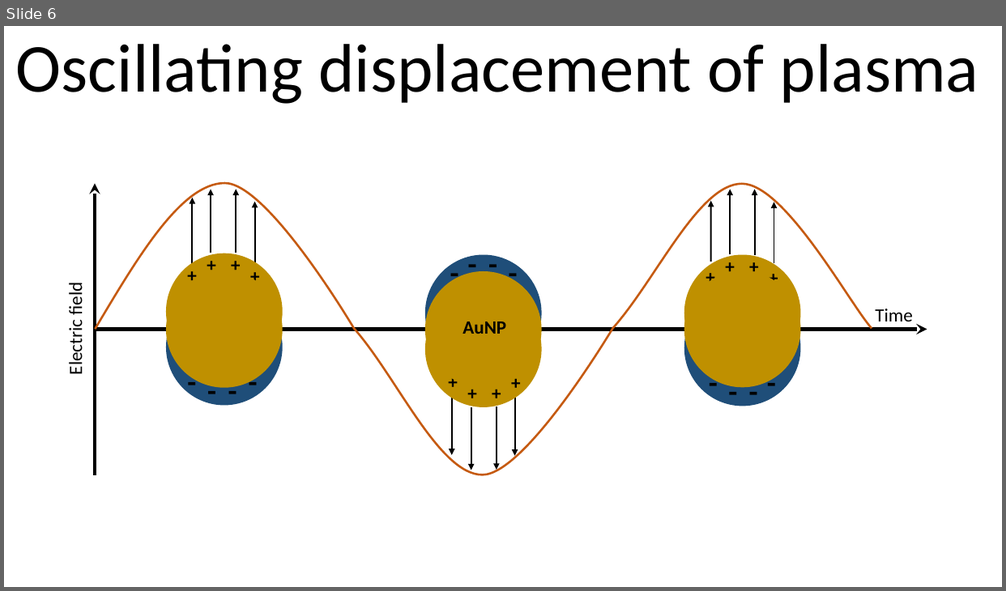
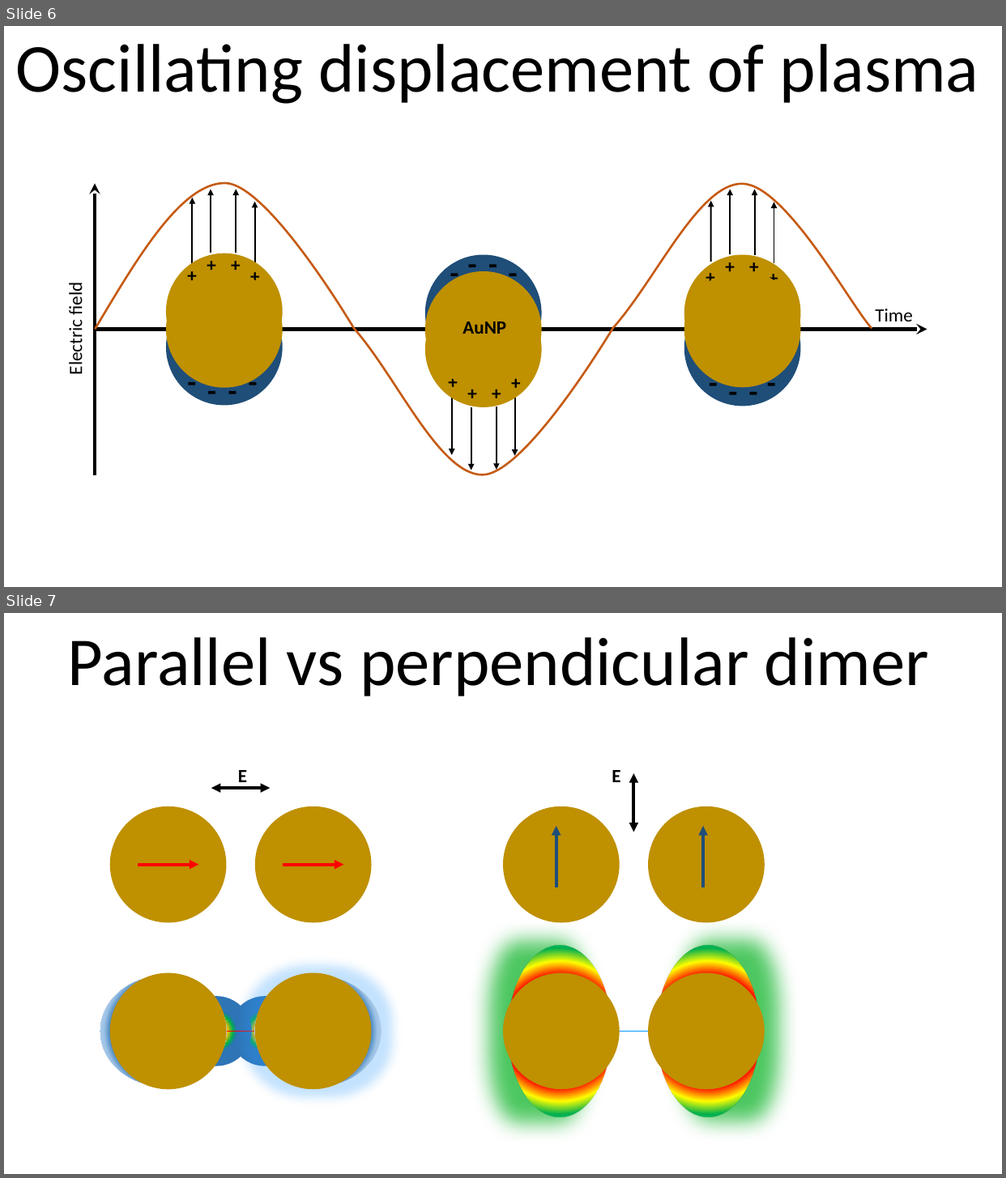
Before and after one commit to apl1n16/Thesis-and-Report-Repository, a slide deck: Transfer Thesis Figures.pptx. Shown one above the other, each under a label of ours: slide 6 before the commit, slides 6 and 7 after it. The pictures are 1006x591 and 1006x1178 pixels, drawn with LibreOffice and Linux fonts; fonts in the diff are those of the drawing. Boxes give left, top, right and bottom in pixels: in the first picture for what was removed or moved away, otherwise in the second. Text is boxed around its words. In the diff, an @@ line names an element or a change of style, - is before the commit and + after.

```diff
--- a/Transfer Thesis Figures.pptx
+++ b/Transfer Thesis Figures.pptx
@@ slide 7 added at (x1=4, y1=613, x2=1002, y2=1174), background #FFFFFF @@
@@ text added at (x1=68, y1=637, x2=929, y2=696), 66 pt, text #000000 @@
+Parallel vs perpendicular dimer
@@ text added at (x1=238, y1=770, x2=247, y2=787), 18 pt, text #000000, bold @@
+E
@@ text added at (x1=612, y1=770, x2=620, y2=782), 18 pt, text #000000, bold @@
+E
@@ ellipse added at (x1=109, y1=806, x2=226, y2=923), fill #BF9000 @@
@@ double arrow added from (211, 788) to (270, 788), #000000 3 pt @@
@@ ellipse added at (x1=255, y1=806, x2=372, y2=923), fill #BF9000 @@
@@ ellipse added at (x1=503, y1=806, x2=620, y2=923), fill #BF9000 @@
@@ double arrow added from (604, 803) to (663, 803), #000000 3 pt @@
@@ ellipse added at (x1=648, y1=806, x2=765, y2=923), fill #BF9000 @@
@@ arrow added from (138, 865) to (198, 865), #FF0000 3 pt @@
@@ arrow added from (283, 865) to (344, 865), #FF0000 3 pt @@
@@ arrow added from (526, 857) to (587, 857), #1F4E79 3 pt @@
@@ arrow added from (672, 857) to (734, 857), #1F4E79 3 pt @@
@@ ellipse added at (x1=509, y1=945, x2=612, y2=1117), fill gradient #FF0000 to #FFFF00 to #00B050 to #00D15F @@
@@ ellipse added at (x1=657, y1=945, x2=760, y2=1117), fill gradient #FF0000 to #FFFF00 to #00B050 to #00D15F @@
@@ ellipse added at (x1=100, y1=977, x2=226, y2=1087), fill gradient #0070C0 to #2E75B6 to #9DC3E6 to #F7FAFD @@
@@ ellipse added at (x1=109, y1=973, x2=226, y2=1090), fill #BF9000 @@
@@ ellipse added at (x1=255, y1=977, x2=381, y2=1087), fill gradient #0070C0 to #2E75B6 to #9DC3E6 to #F7FAFD @@
@@ ellipse added at (x1=255, y1=973, x2=372, y2=1090), fill #BF9000 @@
@@ ellipse added at (x1=503, y1=973, x2=620, y2=1090), fill #BF9000 @@
@@ ellipse added at (x1=511, y1=963, x2=566, y2=1101), fill #5B9BD5 @@
@@ ellipse added at (x1=648, y1=973, x2=765, y2=1090), fill #BF9000 @@
@@ ellipse added at (x1=701, y1=962, x2=757, y2=1101), fill #5B9BD5 @@
@@ ellipse added at (x1=181, y1=996, x2=252, y2=1067), fill gradient #FF0000 to #FFC000 to #00B050 to #0CA16A to #2E75B6 @@
@@ ellipse added at (x1=229, y1=996, x2=300, y2=1067), fill gradient #FF0000 to #FFC000 to #00B050 to #0CA16A to #2E75B6 @@
@@ line added from (209, 1032) to (272, 1032), #FF0000 0.5 pt @@
@@ line added from (604, 1032) to (663, 1032), #0099FF 0.5 pt @@
```
Also in this commit, not shown: 1 slide changed, 1 other slide added, 1 other file.
